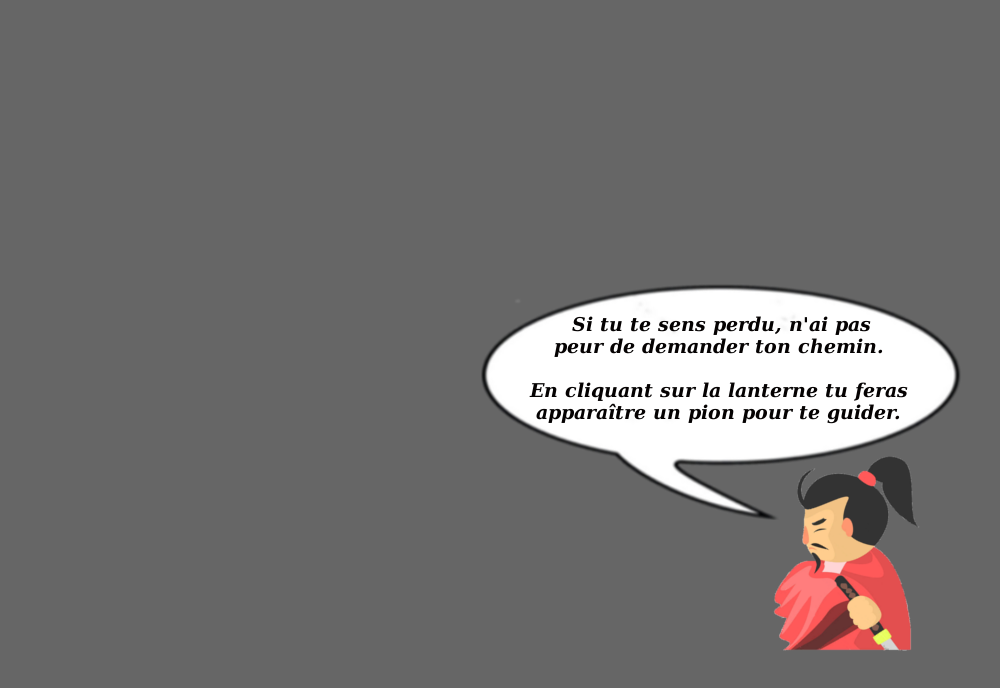
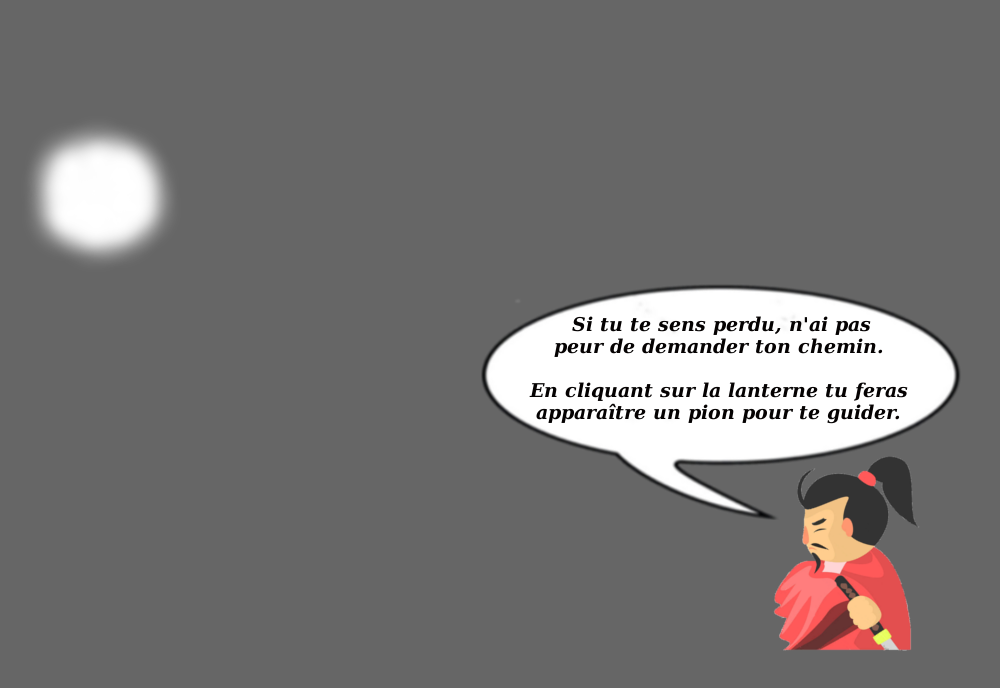
Layered file, before and after one edit (1000px x 688px). Changes by layer:
painted on "Calque #1" over [24, 119, 178, 269]
